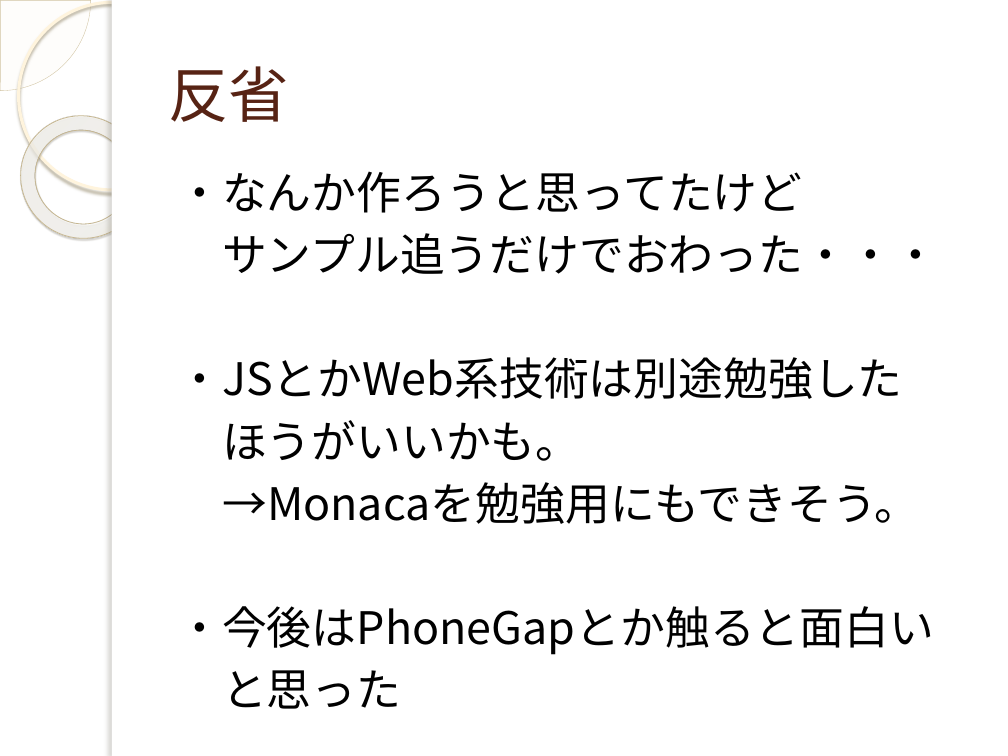
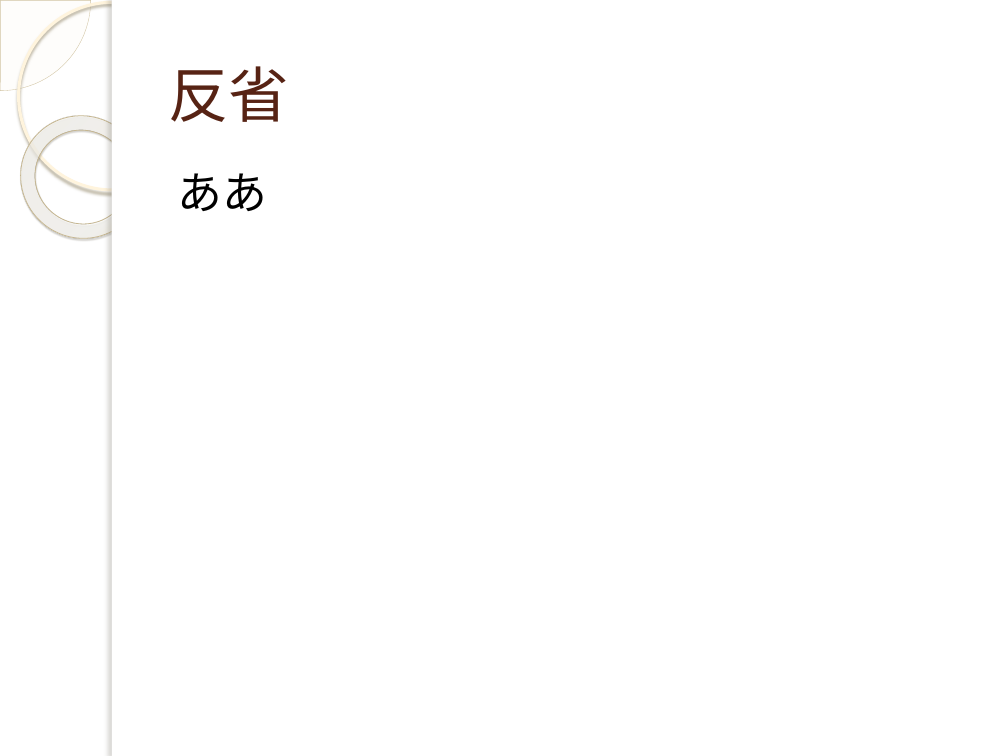
Before and after one commit to yuridonus/FEstudy, a slide deck: slide 24 of vimmer.pptx (slide 17 before the commit). Drawn at 1008x756 pixels with LibreOffice and Linux fonts; fonts in the diff are those of the drawing; background and template pictures are left out. Boxes give left, top, right and bottom in pixels: in the first picture for what was removed or moved away, otherwise in the second. Text is boxed around its words. In the diff, an @@ line names an element or a change of style, - is before the commit and + after.

```diff
--- a/vimmer.pptx
+++ b/vimmer.pptx
@@ text at (x1=177, y1=173, x2=267, y2=211): text changed @@
-・なんか作ろうと思ってたけど
-サンプル追うだけでおわった・・・
-・JSとかWeb系技術は別途勉強した
-ほうがいいかも。
-→Monacaを勉強用にもできそう。
-・今後はPhoneGapとか触ると面白い
-と思った
+ああ
```
Also in this commit, not shown: 1 other slide changed, 9 slides added, 2 other files.
